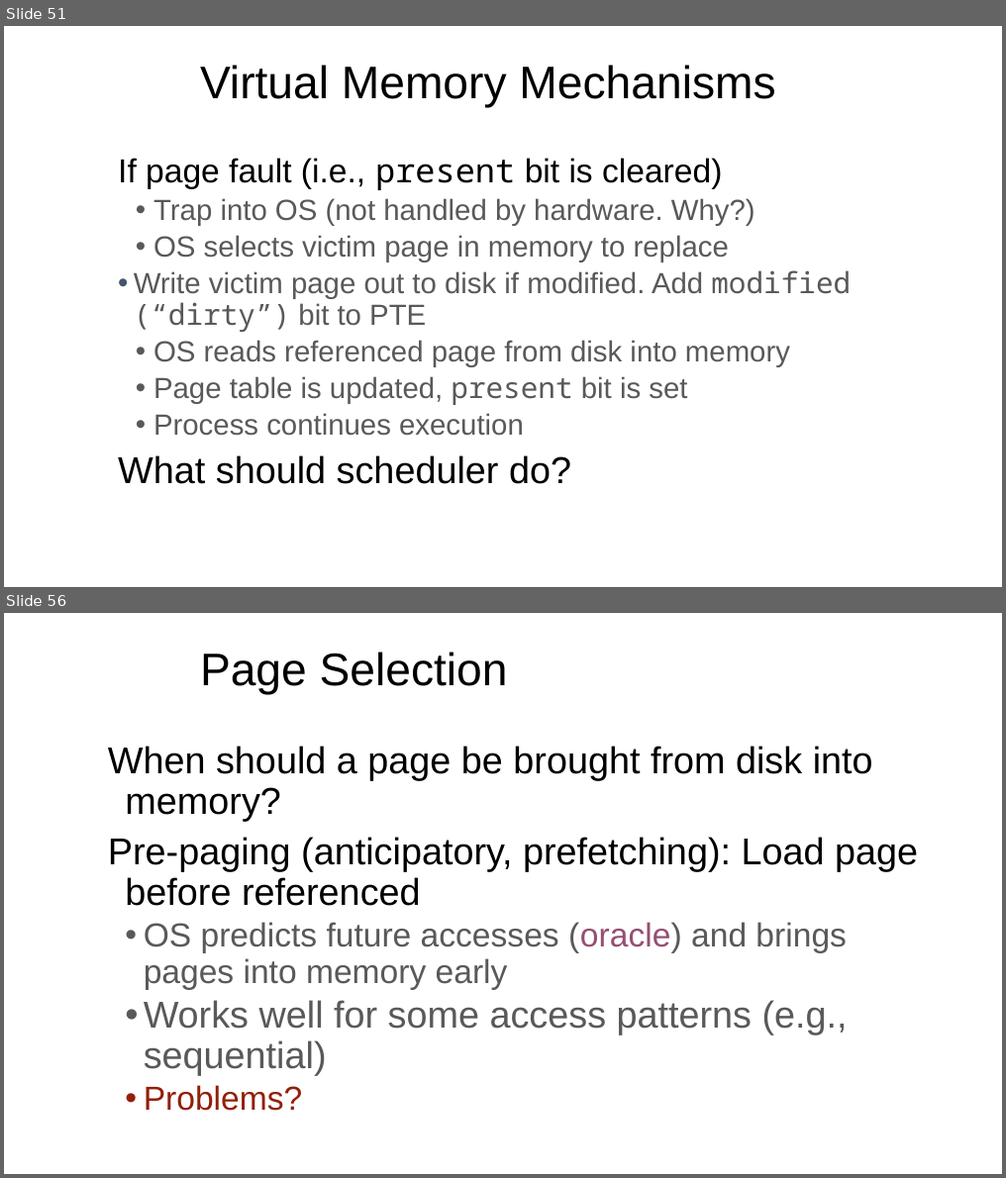
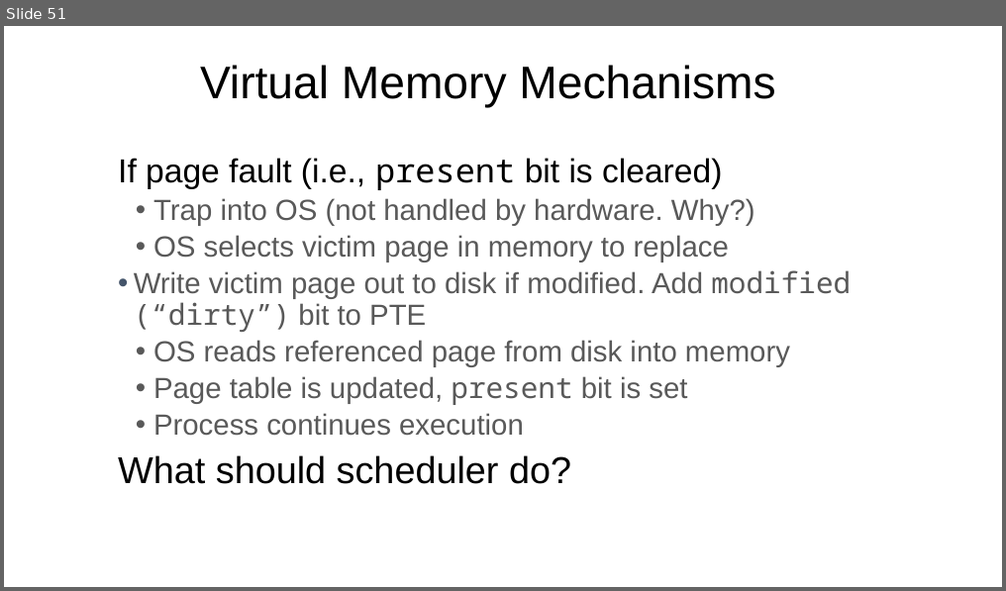
Before and after one commit to ngsrinivas/coursegen, a slide deck: ex/416-F23/staging/416-F23/lectures/07-virtual-memory.pptx. Shown one above the other, each under a label of ours: slides 51 and 56 before the commit, slide 51 after it; the slides between them are not shown. The pictures are 1006x1178 and 1006x591 pixels, drawn with LibreOffice and Linux fonts; fonts in the diff are those of the drawing. Boxes give left, top, right and bottom in pixels: in the first picture for what was removed or moved away, otherwise in the second. Text is boxed around its words. In the diff, an @@ line names an element or a change of style, - is before the commit and + after.

Commit message:
Add virtual memory slides

```diff
--- a/ex/416-F23/staging/416-F23/lectures/07-virtual-memory.pptx
+++ b/ex/416-F23/staging/416-F23/lectures/07-virtual-memory.pptx
@@ slide 56 removed at (4,613,1002,1174), background #FFFFFF @@
@@ title removed at (200,652,508,694) @@
-Page Selection
@@ text removed at (108,746,918,1111) @@
-When should a page be brought from disk into memory?
-Pre-paging (anticipatory, prefetching): Load page before referenced
-  • OS predicts future accesses (oracle) and brings pages into memory early
-  • Works well for some access patterns (e.g., sequential)
-  • Problems?
```
Also in this commit, not shown: 39 other slides removed, 4 other files.
